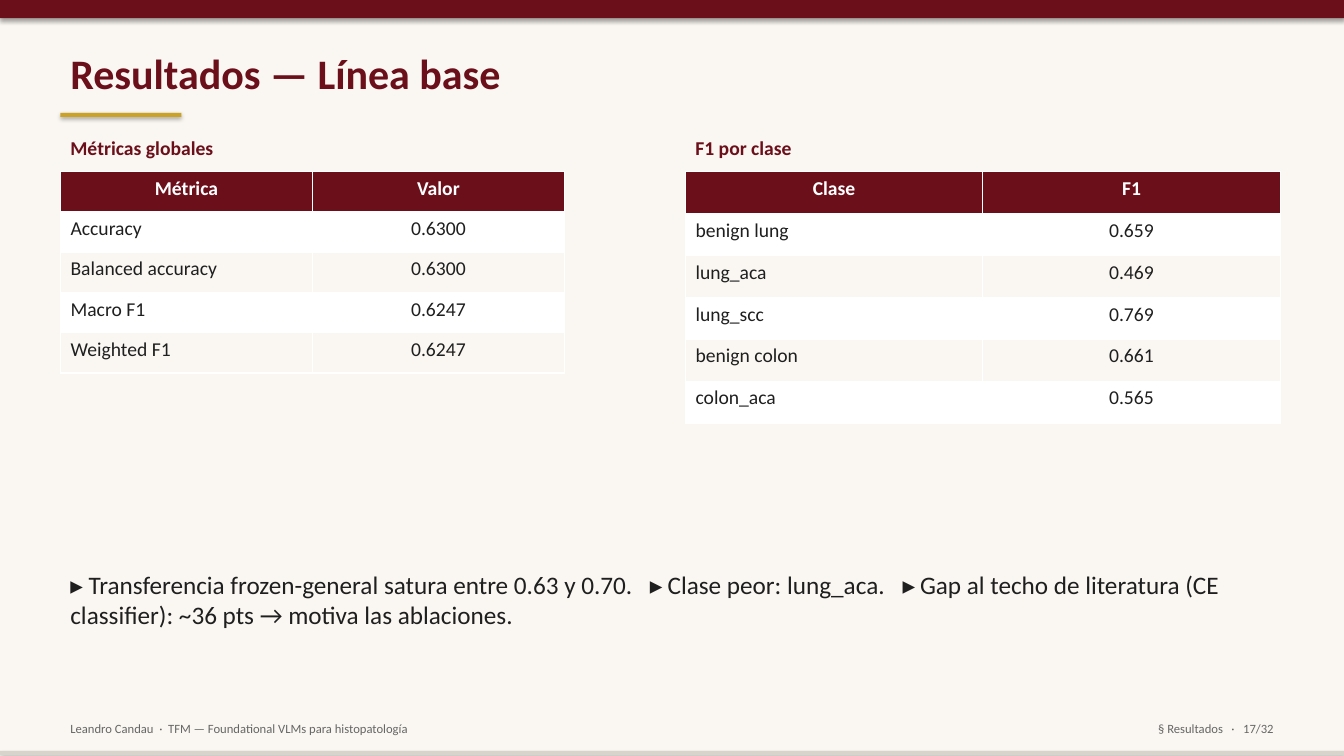
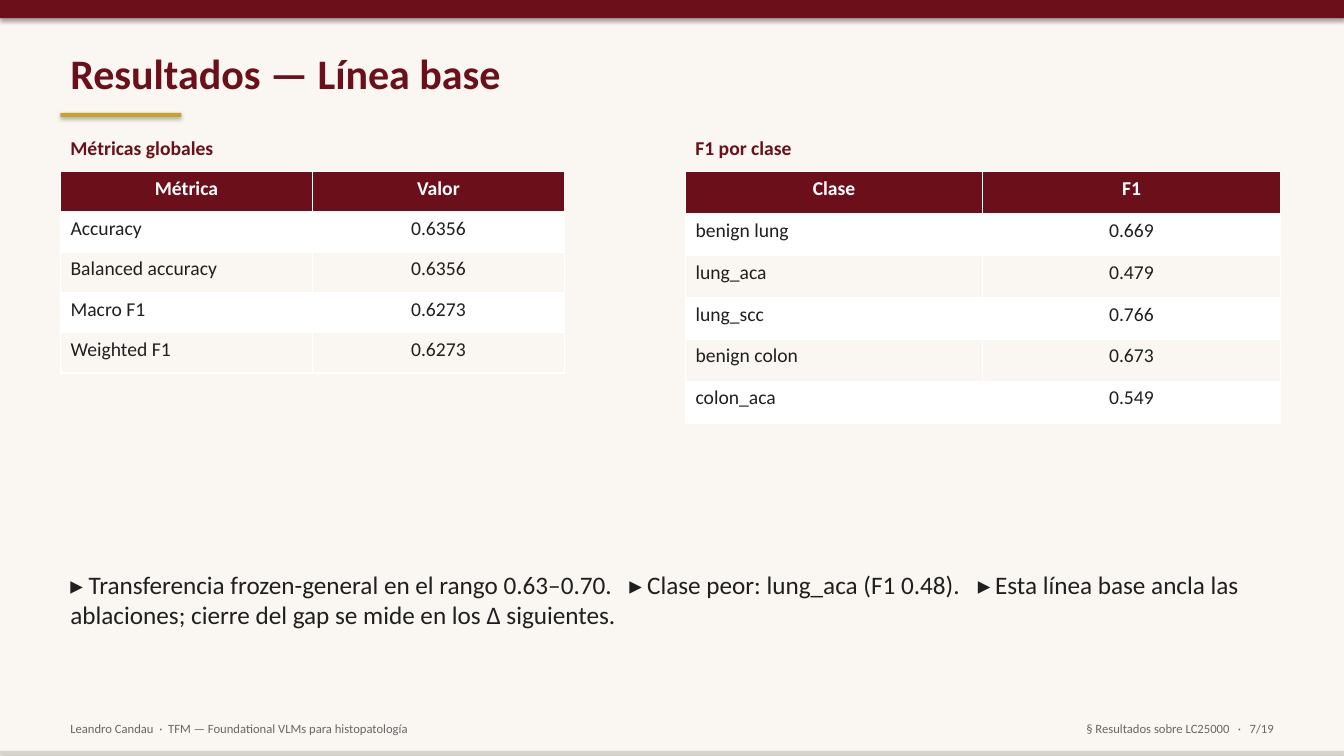
Before and after one commit to lcandau/histopathology-clip-lab, a slide deck: slide 7 of report/TFM_defense_template.pptx (slide 17 before the commit). Drawn at 1344x756 pixels with LibreOffice and Linux fonts; fonts in the diff are those of the drawing. Boxes give left, top, right and bottom in pixels: in the first picture for what was removed or moved away, otherwise in the second. Text is boxed around its words. In the diff, an @@ line names an element or a change of style, - is before the commit and + after.

```diff
--- a/report/TFM_defense_template.pptx
+++ b/report/TFM_defense_template.pptx
@@ table at (x1=60, y1=171, x2=565, y2=373) @@
-row 2, column 2: 0.6300
+row 2, column 2: 0.6356
-row 3, column 2: 0.6300
+row 3, column 2: 0.6356
-row 4, column 2: 0.6247
+row 4, column 2: 0.6273
-row 5, column 2: 0.6247
+row 5, column 2: 0.6273
@@ table at (x1=686, y1=171, x2=1280, y2=423) @@
-row 2, column 2: 0.659
+row 2, column 2: 0.669
-row 3, column 2: 0.469
+row 3, column 2: 0.479
-row 4, column 2: 0.769
+row 4, column 2: 0.766
-row 5, column 2: 0.661
+row 5, column 2: 0.673
-row 6, column 2: 0.565
+row 6, column 2: 0.549
@@ text at (x1=70, y1=575, x2=1239, y2=629): text changed @@
-▸ Transferencia frozen-general satura entre 0.63 y 0.70. ▸ Clase peor: lung_aca. ▸ Gap al techo de literatura (CE classifier): ~36 pts → motiva las ablaciones.
+▸ Transferencia frozen-general en el rango 0.63–0.70. ▸ Clase peor: lung_aca (F1 0.48). ▸ Esta línea base ancla las ablaciones; cierre del gap se mide en los Δ siguientes.
@@ text at (x1=1095, y1=724, x2=1274, y2=734): text changed @@
-§ Resultados · 17/32
+§ Resultados sobre LC25000 · 7/19
```
Also in this commit, not shown: 7 other slides changed, 10 slides added, 23 slides removed, 1 other file.
